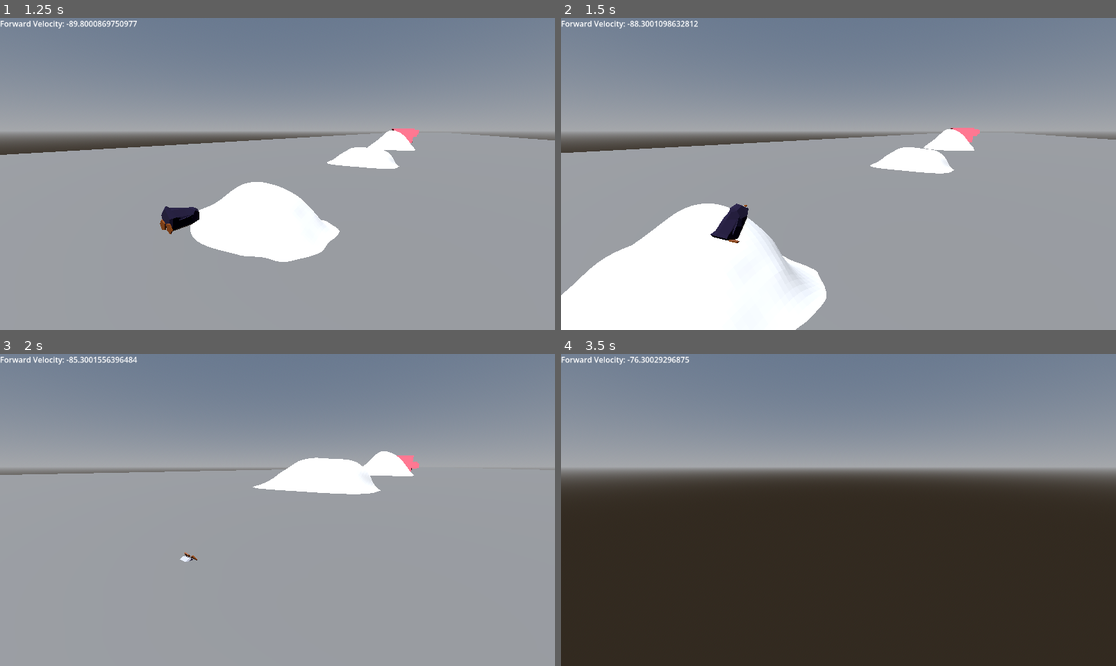
Above: before the commit, frames 1-4 (two rows, left to right).
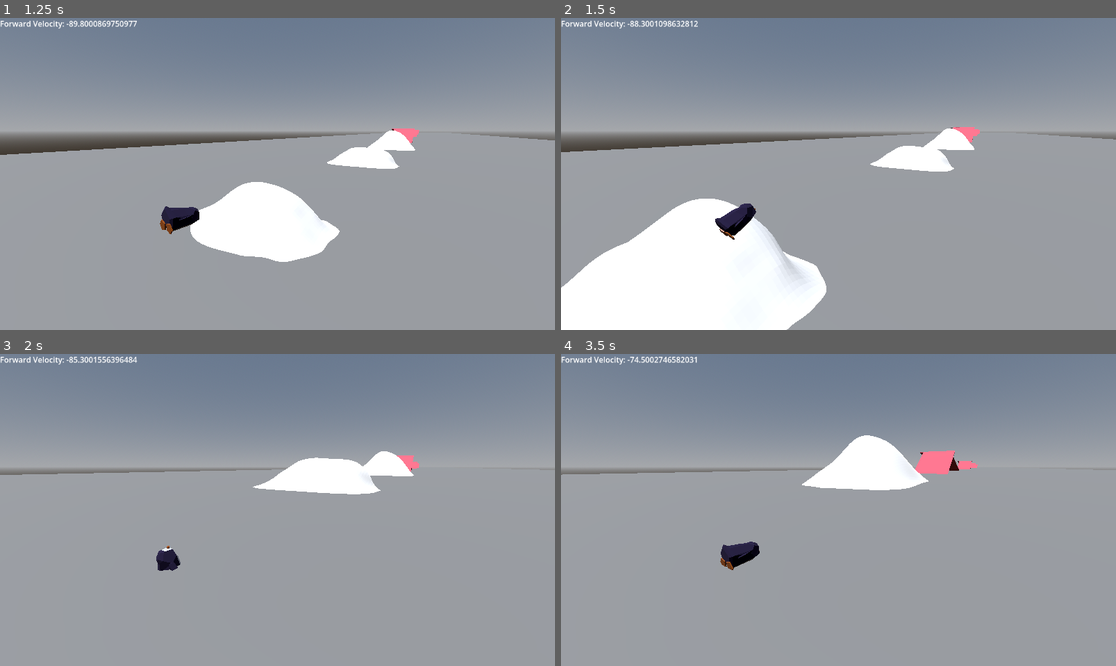
Above: after the commit, the same moments.

Repository: Emerald6468/FlipTheBird
Game: Godot game, scene res://Scenes/TestScenes/EVA_ingame-testscene.tscn
Two runs of this game, one before a commit and one after it. Both use one fixed random seed, a clock stepped at 60 frames per second and the inputs below. This scene is started directly instead of the project's main scene.
Inputs:
- Up to frame 1 (1.25 s): tap Enter (ui_accept) at 0.5, 0.77 s; hold D (Right) from 0.53 s (still down); hold Space (red_action) from 0.53 s (still down)
- Up to frame 2 (1.5 s): release D (Right) at 1.28 s; release Space (red_action) at 1.28 s; hold S (Backward) from 1.28 s (still down); tap Space (red_action) at 1.35 s
- Up to frame 3 (2 s): keep holding S (Backward); tap Enter (ui_accept) at 1.52 s
- Up to frame 4 (3.5 s): release S (Backward) at 2.03 s; hold D (Right) 2.03-2.78 s; hold Space (red_action) 2.03-2.78 s; hold W (Forward) from 2.78 s (still down); tap Space (red_action) at 2.85 s; tap Enter (ui_accept) at 3.02 s

Frame 1 is identical in both runs. In frame 2, 1.6% of the frame differs, in the area x 0-100%, y 34-100%; in frame 3, 0.3%; in frame 4, 64%, in the area x 0-100%, y 0-100%.

Commit message:
Revert "way better movement"
This reverts commit cd5aac938b4e1e9991114294b1b8e677872e987c.

Diff:
--- a/flip,-the-bird/Scripts/player.gd
+++ b/flip,-the-bird/Scripts/player.gd
@@ -31,7 +31,7 @@
 
 func _ready() -> void:
 	velocity.z = -Force
-
+	set_floor_snap_length(1.0)
 
 func SlopeSliding():
 	if slope_collider.is_colliding():
@@ -56,14 +56,7 @@
 	#Commented code below causes player to launch out of bounds
 	#if current_angle > 90 or current_angle < -90:
 		#current_angle = -90
-
-
-
 	angle_power = (current_angle*.2)+1
-	if current_angle < 90 and current_angle > 0:
-		set_floor_snap_length(1.0)
-		angle_power *= 2
-	else: set_floor_snap_length(0.0)
 	#For every 360 midair, add to score
 	#Because current_angle can't increase past ~1.5, this if statement is a bandaid
 	#solution for measuring rotations totaling approximately 360
@@ -75,7 +68,7 @@
 	#for i in total_flips:
 		#$Global.score += 50
 		#print("Total Score: "+ str($Global.score))
-	#FOR LATER: Add multiplier from fish/stones to scoring
+	#FOR LATER: Add multiplier from fish/stonse to scoring
 
 func fragile_timer():
 	if just_hit:
@@ -107,8 +100,7 @@
 func _physics_process(delta: float) -> void:
 	check_collisions()
 	velocity.z += .1
-	if velocity.z >= 0: velocity.z = -Force
-	if velocity.z < -200: velocity.z = - 200
+	if velocity.z >= 0: velocity.z = -100
 	Global.forward_velocity = velocity.z
 	previous_angle = model.get_rotation().x
 	#W and S rotate, A and D steer
@@ -118,9 +110,7 @@
 		#Left and right
 		velocity.x = direction.x * Speed
 		#Rotate
-		var air_change = 1
-		if !is_on_floor(): air_change = 2
-		var rad_change = deg_to_rad(input_dir.y)*2.5*air_change
+		var rad_change = deg_to_rad(input_dir.y)*2.5
 		model.rotate_x(rad_change)
 	else:
 		velocity.x = move_toward(velocity.x, 0, Speed)
@@ -138,7 +128,7 @@
 		velocity += (get_gravity() * gravity_modifier) * delta
 		#Commented code below causes player to launch out of bounds (overflows velocity.y)
 		#Note: As result, Flip will slowly lose momentum, but regain it when near ~(-10)
-		velocity.y *= angle_power
+		#velocity.y *= angle_power
 	#Handle jump
 	if Input.is_action_just_pressed("ui_accept") and is_on_floor():
 		velocity.y = JUMP_VELOCITY
